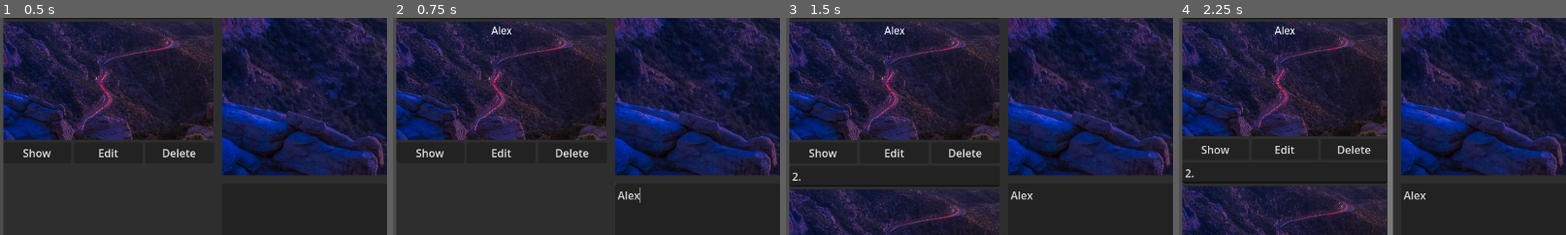
Above: before the commit, frames 1-4 (left to right).
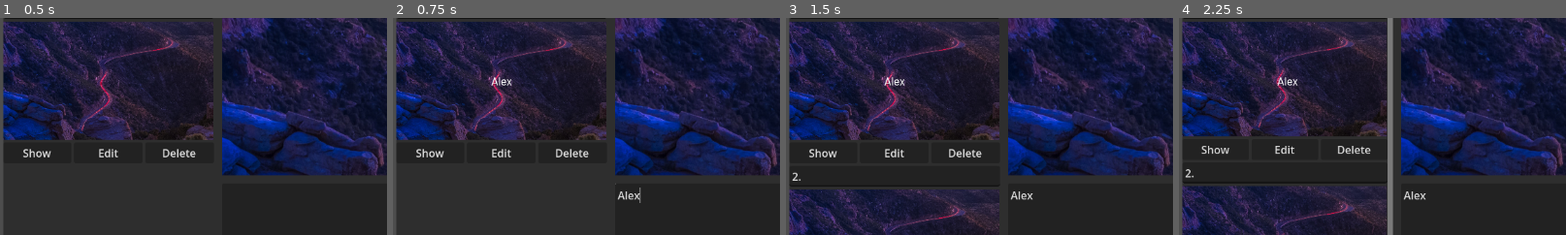
Above: after the commit, the same moments.

Repository: aklapatch/worship-attemp-godot
Game: Godot game, scene res://main.tscn
The game is run twice, just before and just after one commit, with the same random seed, the same clock (stepped at 60 frames per second) and the same inputs.
Inputs (mouse positions are % of the whole screen's width and height, from its top left):
- Up to frame 1 (0.5 s): no input
- Up to frame 2 (0.75 s): click (54, 77) at 0.52 s; type "Alex" at 0.6 s
- Up to frame 3 (1.5 s): click "New slide (+)" at 1.25 s
- Up to frame 4 (2.25 s): click "New slide (+)" at 2 s
The pictures show only the part of the screen within x 0-50%, y 15-65%; the shares and areas given below are measured in that part.

Frame 1 is identical in both runs. In frame 2, 0.2% of the frame differs, in the area x 25-31%, y 3-32%; in frame 3, 0.2%; in frame 4, 0.2%.
Error before the commit: Parse Error: Expected statement, found "Indent" instead. (res://slidetext_preview.gd:38)
Error after the commit: Attempt to call function 'make_dir_recursive' in base 'null instance' on a null instance. (res://OptionButton2.gd:14)

Commit message:
Fixed image loading from file

Diff:
--- a/HFlowContainer2.gd
+++ b/HFlowContainer2.gd
@@ -1,3 +1,4 @@
+@tool
 extends HFlowContainer
 
 # Declare member variables here. Examples:
@@ -19,7 +20,9 @@
 
 	var img_path = ProjectSettings.globalize_path(path)
 
-	dir.list_dir_begin() # TODOGODOT4 fill missing arguments https://github.com/godotengine/godot/pull/40547
+	var dir_err = dir.list_dir_begin() # TODOGODOT4 fill missing arguments https://github.com/godotengine/godot/pull/40547
+	assert(dir_err == OK, "Dir opening failed")
+
 	var file_name = dir.get_next()
 	while file_name != "":
 		if dir.current_is_dir():
@@ -38,10 +41,11 @@
 				continue
 
 			if file_name.ends_with('png') or file_name.ends_with('jpg'):
-				var img = Image.new()
-				img.load(file_path)
-				var texture = ImageTexture.new()
-				texture.create_from_image(img)
+				var rel_img_path = "user://images/" + file_name
+				var img = Image.load_from_file(rel_img_path)
+				print(img)
+				assert(img != null, "ERROR: ")
+				var texture = ImageTexture.create_from_image(img)
 
 				# insert the picture into the textureRect
 				var child = TextureRect.new()
--- a/background_menu.gd
+++ b/background_menu.gd
@@ -16,7 +16,6 @@
 	self.get_popup().hide_on_item_selection = true
 	self.get_popup()
 	self.get_popup().connect("index_pressed", Callable(self, "send_img_to_preview"))
-	pass # Replace with function body.
 
 func add_pic_item(texture: ImageTexture, label: String):
 	# Set the texture to the right size after copying it
--- /dev/null
+++ b/issue-debug.gd
@@ -0,0 +1,14 @@
+extends Node
+
+
+# Called when the node enters the scene tree for the first time.
+func _ready():
+	var rel_img_path = "user://images/" + file_name
+	var img = Image.load_from_file(rel_img_path)
+	print(img)
+	assert(img != null, "ERROR: ")
+
+
+# Called every frame. 'delta' is the elapsed time since the previous frame.
+func _process(delta):
+	pass
--- a/main.tscn
+++ b/main.tscn
@@ -68,6 +68,8 @@
 offset_top = 6.0
 offset_right = 7.0
 offset_bottom = 5.0
+grow_horizontal = 2
+grow_vertical = 2
 size_flags_horizontal = 3
 size_flags_vertical = 3
 
@@ -83,6 +85,7 @@
 size_flags_vertical = 3
 
 [node name="HBoxContainer" type="HBoxContainer" parent="TabContainer"]
+visible = false
 layout_mode = 2
 
 [node name="HSplitContainer" type="HSplitContainer" parent="TabContainer/HBoxContainer"]
@@ -276,7 +279,6 @@
 script = ExtResource("13")
 
 [node name="VBoxContainer" type="VBoxContainer" parent="TabContainer"]
-visible = false
 layout_mode = 2
 size_flags_horizontal = 3
 size_flags_vertical = 3
--- a/slidetext_preview.gd
+++ b/slidetext_preview.gd
@@ -34,7 +34,7 @@
 		# use the font size to get the size we are total
 		var tot_y = font_size * num_lines
 
-	h	# find the center of the parent vertically
+		# find the center of the parent vertically
 		var parent_y = self.get_parent_area_size().y
 		var parent_x = self.get_parent_area_size().x
 		var parent = self.get_parent()
